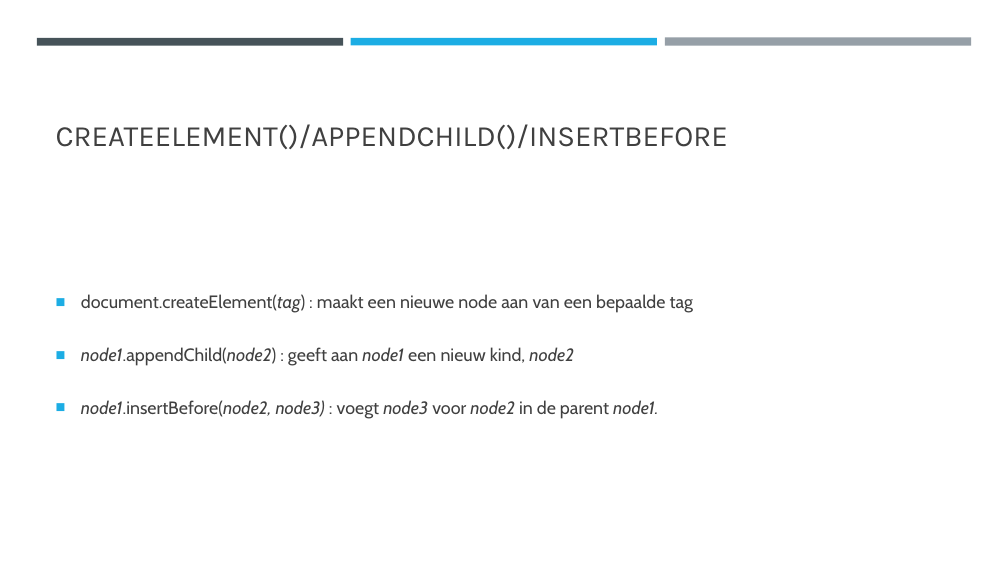
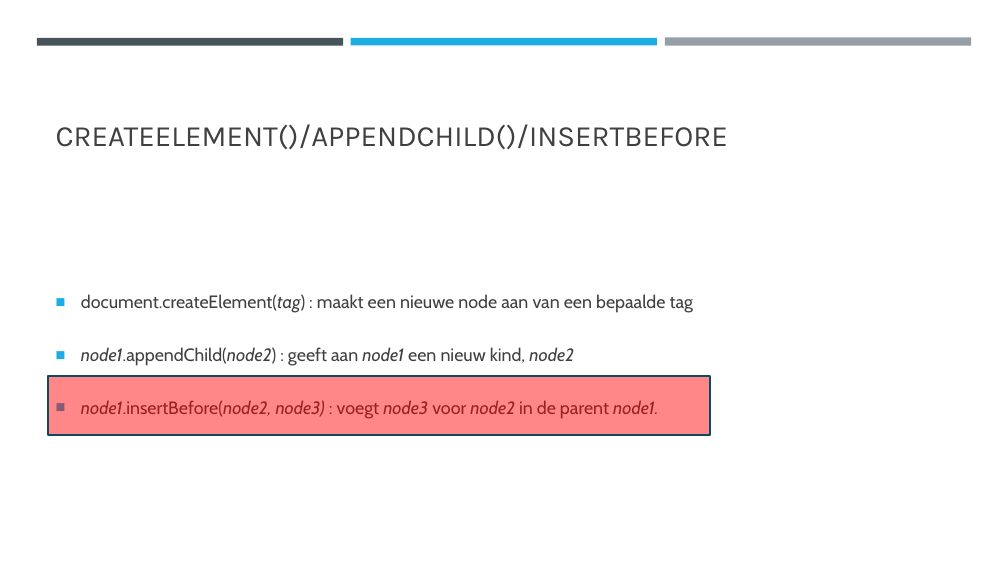
Before and after one commit to DhrLeroy/Webdesign, a slide deck: slide 64 of Webdesign.pptx. Drawn at 1008x567 pixels with LibreOffice and Linux fonts; fonts in the diff are those of the drawing. Boxes give left, top, right and bottom in pixels: in the first picture for what was removed or moved away, otherwise in the second. Text is boxed around its words. In the diff, an @@ line names an element or a change of style, - is before the commit and + after.

```diff
--- a/Webdesign.pptx
+++ b/Webdesign.pptx
@@ rectangle added at [48, 377, 710, 436], fill #FF0000 at 47% opacity, outline #0C4C64 1.75 pt @@
```
Also in this commit, not shown: 10 other slides changed, 17 other files.
